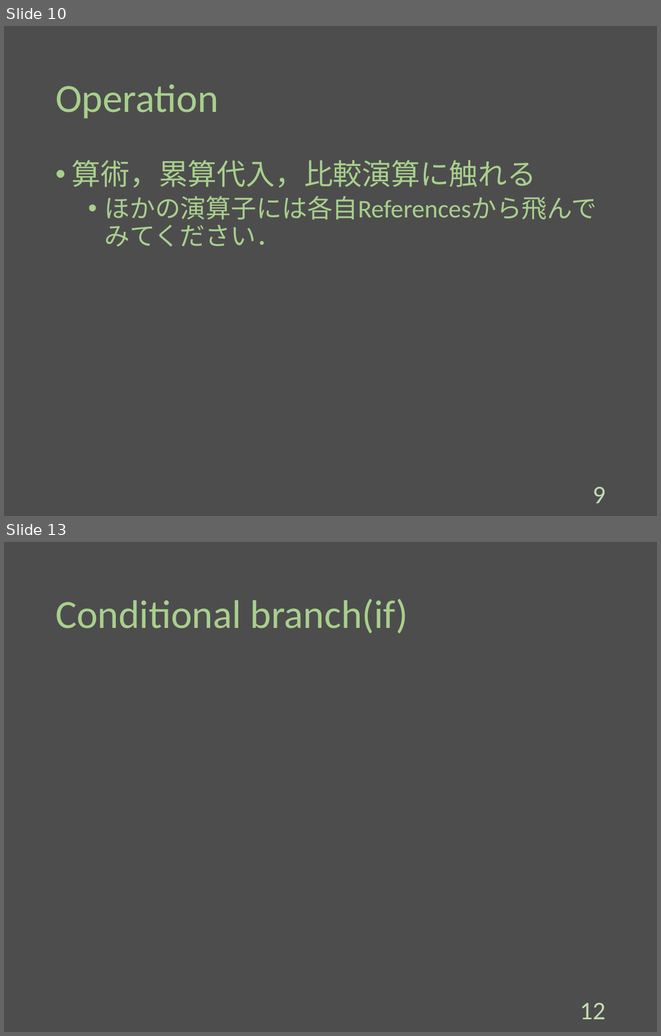
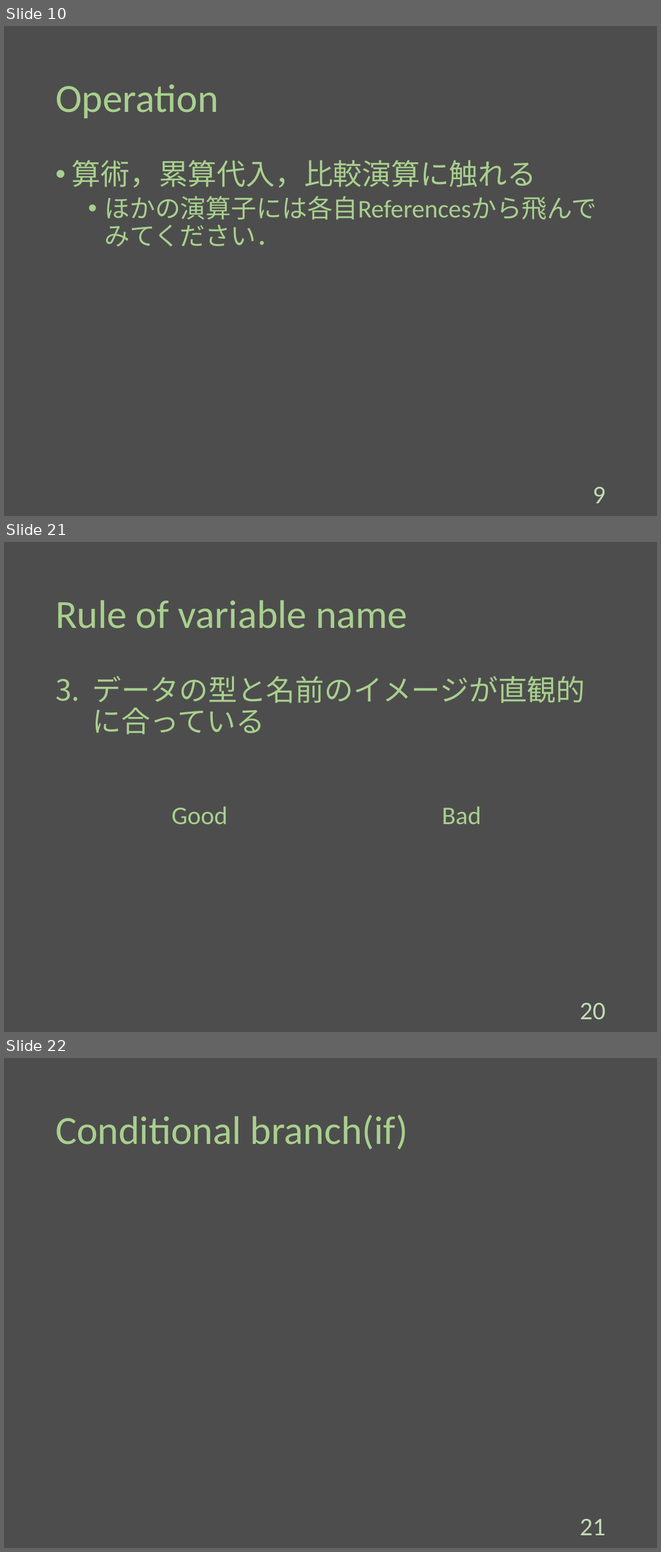
Before and after one commit to Melbeck777/program_seminar, a slide deck: ProgramSlide.pptx. Shown one above the other, each under a label of ours: slides 10 and 13 before the commit, slides 10, 21 and 22 after it; the slides between them are not shown. The pictures are 661x1036 and 661x1552 pixels, drawn with LibreOffice and Linux fonts; fonts in the diff are those of the drawing. Boxes give left, top, right and bottom in pixels: in the first picture for what was removed or moved away, otherwise in the second. Text is boxed around its words. In the diff, an @@ line names an element or a change of style, - is before the commit and + after.

Commit message:
[add]:Write operation and rule of variable name.

```diff
--- a/ProgramSlide.pptx
+++ b/ProgramSlide.pptx
@@ slide 21 added at box(4, 542, 657, 1032), background #4D4D4D @@
@@ title added at box(55, 600, 407, 628), 44 pt, text #A8D08D @@
+Rule of variable name
@@ text added at box(92, 676, 585, 734), 32 pt, text #A8D08D @@
+3. データの型と名前のイメージが直観的に合っている
@@ text added at box(171, 806, 228, 824), 28 pt, text #A8D08D @@
+Good
@@ text added at box(442, 806, 481, 824), 28 pt, text #A8D08D @@
+Bad
@@ page number added at box(580, 1003, 605, 1020), 28 pt, text #C3DDB3 @@
+20
@@ what was slide 13 is now slide 22 @@
@@ page number at box(580, 1519, 605, 1535): text changed @@
-12
+21
```
Also in this commit, not shown: 5 slides changed, 8 other slides added.
